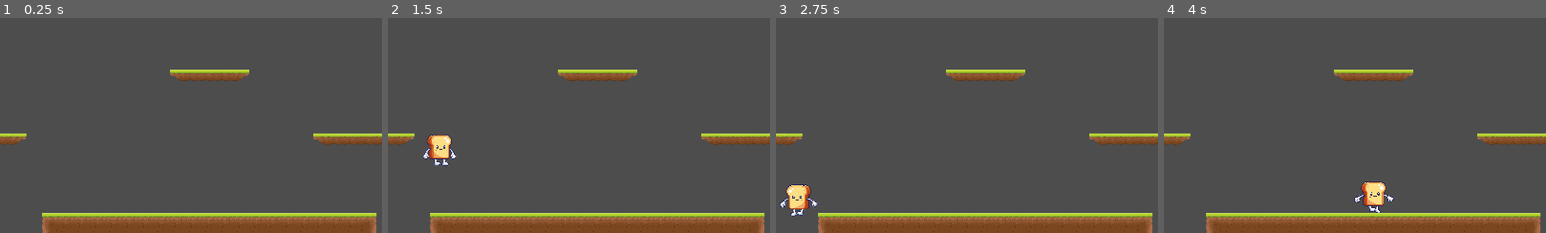
Above: before the commit, frames 1-4 (left to right).
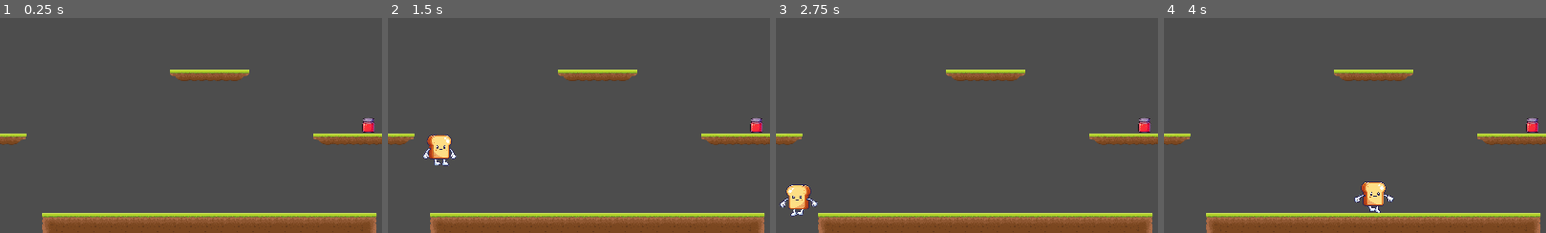
Above: after the commit, the same moments.

Repository: Alliance-of-Numpties/terry-toastington
Game: Godot game, scene res://scenes/level1.tscn
The game is run twice, just before and just after one commit, with the same random seed, the same clock (stepped at 60 frames per second) and the same inputs. This scene is started directly instead of the project's main scene.
Inputs:
- Up to frame 1 (0.25 s): no input
- Up to frame 2 (1.5 s): tap Enter at 0.5 s; hold D (right) from 0.53 s (still down); tap Space (jump) at 0.77 s
- Up to frame 3 (2.75 s): tap Space (jump) at 1.52 s; release D (right) at 2.03 s; hold A (left) from 2.03 s (still down)
- Up to frame 4 (4 s): release A (left) at 2.78 s; hold D (right) from 2.78 s (still down); tap Space (jump) at 3.02, 3.77 s
The pictures show only the part of the screen within x 24-74%, y 10-60%; the shares and areas given below are measured in that part.

The runs differ from the first frame. In frame 1, 0.2% of the frame differs, in the area x 94-98%, y 46-54%; in frame 2, 0.2%; in frame 3, 0.2%; in frame 4, 0.2%.

Commit message:
Spawn a jam at a random place in the scene

Diff:
--- /dev/null
+++ b/scenes/jam_spawn_point.tscn
@@ -0,0 +1,3 @@
+[gd_scene format=3 uid="uid://bs38s85nngg6d"]
+
+[node name="Jam Spawn Point" type="Node2D" groups=["Jam Spawn Points"]]
--- a/scenes/level1.tscn
+++ b/scenes/level1.tscn
@@ -1,9 +1,11 @@
-[gd_scene load_steps=3 format=3 uid="uid://drl07qwrgk6kx"]
+[gd_scene load_steps=4 format=3 uid="uid://drl07qwrgk6kx"]
 
+[ext_resource type="Script" path="res://scripts/spawn_jam.gd" id="1_7b17x"]
 [ext_resource type="TileSet" uid="uid://s6jr1v8akh6q" path="res://tiles.tres" id="1_43yrp"]
 [ext_resource type="PackedScene" uid="uid://yamxyc1blu1w" path="res://scenes/player.tscn" id="1_f04fc"]
 
-[node name="Node2D" type="Node2D"]
+[node name="Level 1" type="Node2D"]
+script = ExtResource("1_7b17x")
 
 [node name="Player" parent="." instance=ExtResource("1_f04fc")]
 position = Vector2(109, 107)
@@ -11,4 +13,4 @@
 [node name="World" type="TileMap" parent="."]
 tile_set = ExtResource("1_43yrp")
 format = 2
-layer_0/tile_data = PackedInt32Array(1703983, 262145, 3, 163 …(4518 unchanged characters)… , 1048577, 131073, 3, 1048579, 196609, 3)
+layer_0/tile_data = PackedInt32Array(1703983, 262145, 3, 163 …(4518 unchanged characters)… , 1048577, 131073, 3, 1048579, 196609, 3, 327704, 0, 196608, 327725, 0, 196608, 589858, 0, 196608, 917521, 0, 196608, 917528, 0, 196608, 917535, 0, 196608, 1114152, 0, 196608, 1310727, 0, 196608, 983042, 0, 196608, 589834, 0, 196608)
--- /dev/null
+++ b/scripts/spawn_jam.gd
@@ -0,0 +1,17 @@
+extends Node2D
+
+
+func spawn_jam():
+	var rng = RandomNumberGenerator.new()
+	var jam_scene = load("res://scenes/jam.tscn")
+
+	var spawn_points = get_tree().get_nodes_in_group("Jam Spawn Points")
+	var target_spawn = spawn_points[randi() % spawn_points.size()]
+
+	var jam_instance = jam_scene.instantiate()
+	add_child(jam_instance)
+	jam_instance.global_position = target_spawn.global_position
+
+
+func _ready():
+	spawn_jam.call_deferred()
--- a/tiles.tres
+++ b/tiles.tres
@@ -1,12 +1,15 @@
-[gd_resource type="TileSet" load_steps=6 format=3 uid="uid://s6jr1v8akh6q"]
+[gd_resource type="TileSet" load_steps=7 format=3 uid="uid://s6jr1v8akh6q"]
 
 [ext_resource type="PackedScene" uid="uid://c2sjl2lumqg5o" path="res://scenes/jam.tscn" id="1_7iir2"]
 [ext_resource type="Texture2D" uid="uid://cgcdnlurqo8ge" path="res://Tile.svg" id="1_cl5sa"]
 [ext_resource type="PackedScene" uid="uid://bf0aobie6ooha" path="res://scenes/finish.tscn" id="2_4bhwh"]
+[ext_resource type="PackedScene" uid="uid://bs38s85nngg6d" path="res://scenes/jam_spawn_point.tscn" id="3_m1ix3"]
 
 [sub_resource type="TileSetScenesCollectionSource" id="TileSetScenesCollectionSource_tex5w"]
 scenes/1/scene = ExtResource("1_7iir2")
 scenes/2/scene = ExtResource("2_4bhwh")
+scenes/3/scene = ExtResource("3_m1ix3")
+scenes/3/display_placeholder = ExtResource("3_m1ix3")
 
 [sub_resource type="TileSetAtlasSource" id="TileSetAtlasSource_818o3"]
 texture = ExtResource("1_cl5sa")
